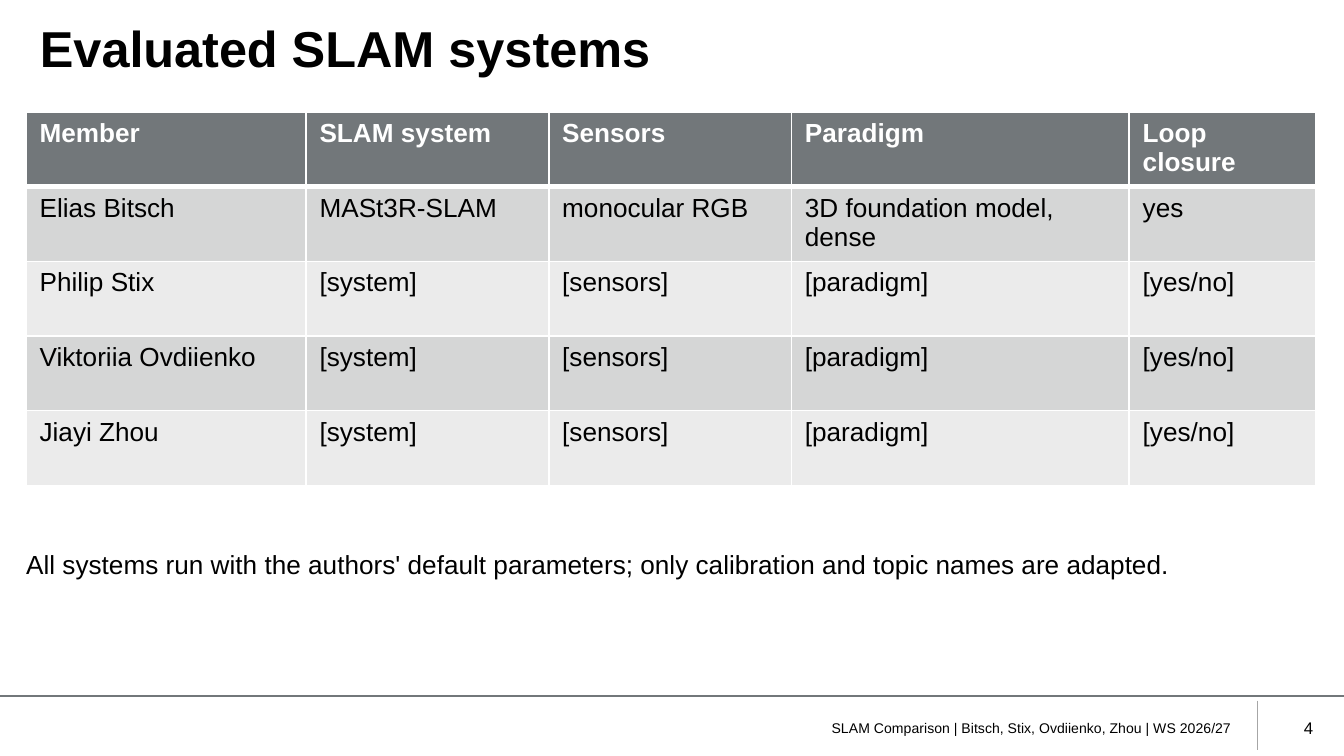
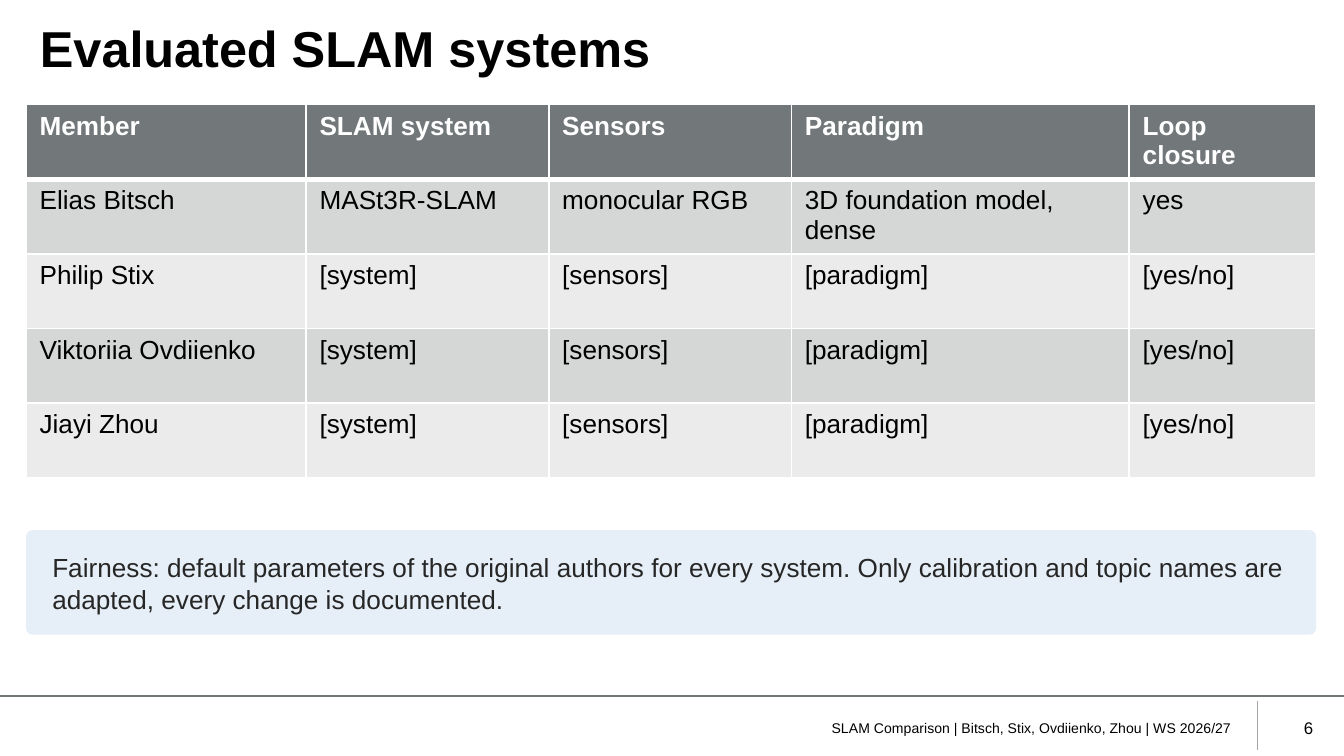
Before and after one commit to eliasbitsch/bEARL, a slide deck: slide 6 of slides/slam_comparison.pptx (slide 4 before the commit). Drawn at 1344x756 pixels with LibreOffice and Linux fonts; fonts in the diff are those of the drawing; background and template pictures are left out. Boxes give left, top, right and bottom in pixels: in the first picture for what was removed or moved away, otherwise in the second. Text is boxed around its words. In the diff, an @@ line names an element or a change of style, - is before the commit and + after.

```diff
--- a/slides/slam_comparison.pptx
+++ b/slides/slam_comparison.pptx
@@ table: place and size @@
-table at (26, 112, 1316, 485)
+table at (26, 105, 1316, 478)
@@ rounded rectangle added at (26, 530, 1316, 634), fill #E6EFF7 @@
@@ text at (52, 558, 1283, 615): text changed; text colour #000000 to #262626 @@
-All systems run with the authors' default parameters; only calibration and topic names are adapted.
+Fairness: default parameters of the original authors for every system. Only calibration and topic names are adapted, every change is documented.
@@ page number at (1304, 722, 1313, 734): text changed @@
-4
+6
```
Also in this commit, not shown: 4 other slides changed, 8 slides added, 4 slides removed.
